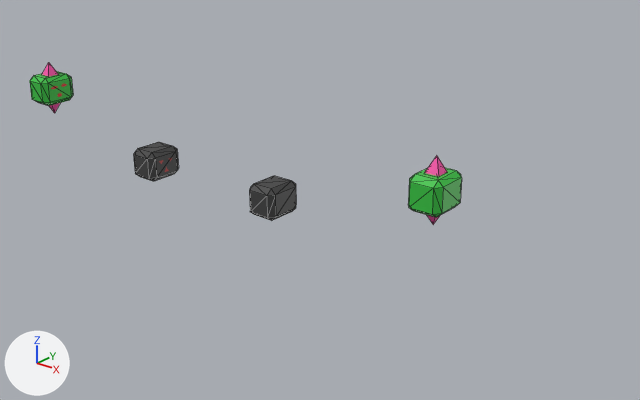
An edit to the Blender file levelData.blend, drawn before and after from the same camera.
Both versions are drawn from a 50 mm lens placed at (15.15, -14.13, 8.27), pointed at (3.05, 0.71, 0.64). The lights are fixed; the arrows at lower left show +X, +Y and +Z. Mesh edges are drawn as thin lines.

Script lines for the objects in view, before the commit:
```python
me_立方体_001 = bpy.data.meshes.new('立方体.001')
me_立方体_001.from_pydata(...)  # 24 vertices, 44 faces; spans x -0.503..0.503, y -0.366..0.407, z -0.387..0.387
me_立方体_001.materials.append(mat_マテリアル_001)  # picture img_enemy_png_001
me_立方体_002 = bpy.data.meshes.new('立方体.002')
me_立方体_002.from_pydata(...)  # 34 vertices, 52 faces; spans x -0.503..0.503, y -0.714..0.758, z -0.387..0.387
me_立方体_002.materials.append(mat_マテリアル_007)  # picture img_enemy02_png
me_立方体_003 = bpy.data.meshes.new('立方体.003')
me_立方体_003.from_pydata(...)  # 34 vertices, 52 faces; spans x -0.503..0.503, y -0.714..0.758, z -0.387..0.387
me_立方体_003.materials.append(mat_マテリアル_002)  # picture img_enemy02_png_001
ob_立方体_001 = bpy.data.objects.new('立方体.001', me_立方体_001)
ob_立方体_001.location = (-1.82, 0.0, 0.68)
ob_立方体_001.rotation_euler = (1.571, 0.0, 1.571)  # degrees (90, 0, 90)
ob_立方体_002 = bpy.data.objects.new('立方体.002', me_立方体_002)
ob_立方体_002.location = (-6.1, 0.0, 1.92)
ob_立方体_002.rotation_euler = (1.571, 0.0, 1.571)  # degrees (90, 0, 90)
ob_立方体_003 = bpy.data.objects.new('立方体.003', me_立方体_003)
ob_立方体_003.location = (6.56, 0.0, 1.92)
ob_立方体_003.rotation_euler = (1.571, 0.0, -1.571)  # degrees (90, 0, -90)
# also in view: '立方体' at (2.23, 0.0, 0.7)
```
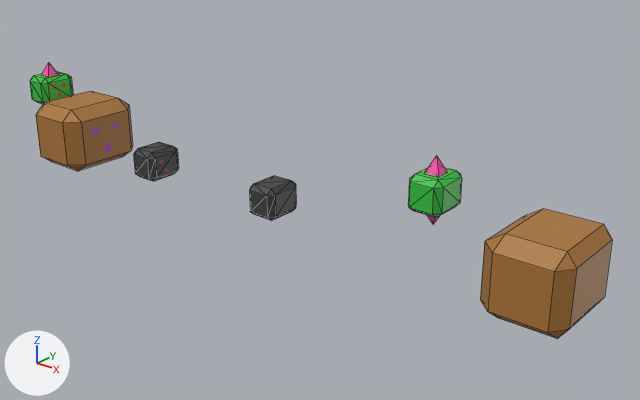
Boxes (x1, y1, x2, y2) around the edits, measured in the pictures (640 x 400 px):
'立方体.004', added (brown)
    after: (480, 209, 612, 339)
'立方体.005', added (brown)
    after: (36, 91, 133, 171)

Patch to the scene script:
```diff
--- a/levelData.blend.py
+++ b/levelData.blend.py
@@ img_enemy03_png_001 @@
+img_enemy03_png_001 = load_image('Enemy03.png.001', 'projects/resources/enemy03/Enemy03.png', 1024, 1024, 'sRGB')
@@ img_enemy03_png @@
+img_enemy03_png = load_image('Enemy03.png', 'projects/resources/enemy03/Enemy03.png', 1024, 1024, 'sRGB')
@@ mat_マテリアル_004 @@
+mat_マテリアル_004 = principled_material('マテリアル.004')
+mat_マテリアル_004.texture = img_enemy03_png_001
@@ mat_マテリアル_003 @@
+mat_マテリアル_003 = principled_material('マテリアル.003')
+mat_マテリアル_003.texture = img_enemy03_png
@@ me_立方体_005 @@
+me_立方体_005.from_pydata(...)  # 24 vertices, 26 faces; spans x -1.11..1.11, y -0.84..0.87, z -0.9..0.88
+me_立方体_005.materials.append(mat_マテリアル_004)  # picture img_enemy03_png_001
@@ me_立方体_004 @@
+me_立方体_004.from_pydata(...)  # 24 vertices, 26 faces; spans x -1.11..1.11, y -0.84..0.87, z -0.9..0.88
+me_立方体_004.materials.append(mat_マテリアル_003)  # picture img_enemy03_png
@@ ob_立方体_005 @@
+ob_立方体_005 = bpy.data.objects.new('立方体.005', me_立方体_005)
+ob_立方体_005.location = (-4.67, 0.0, 0.95)
+ob_立方体_005.rotation_euler = (1.571, 0.0, 1.571)  # degrees (90, 0, 90)
@@ ob_立方体_004 @@
+ob_立方体_004 = bpy.data.objects.new('立方体.004', me_立方体_004)
+ob_立方体_004.location = (9.02, 0.0, 0.95)
+ob_立方体_004.rotation_euler = (1.571, 0.0, -1.571)  # degrees (90, 0, -90)
```
